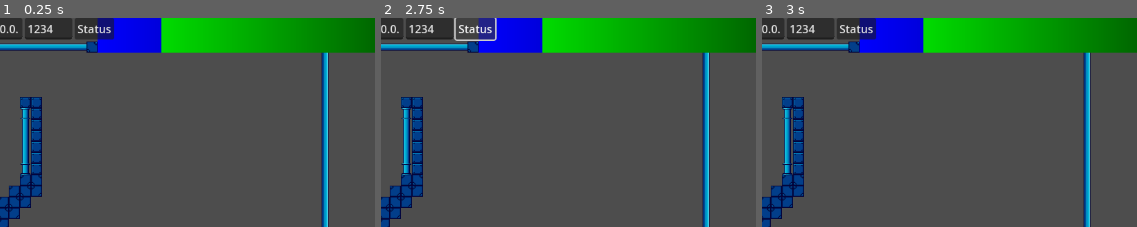
Above: before the commit, frames 1-3 (left to right).
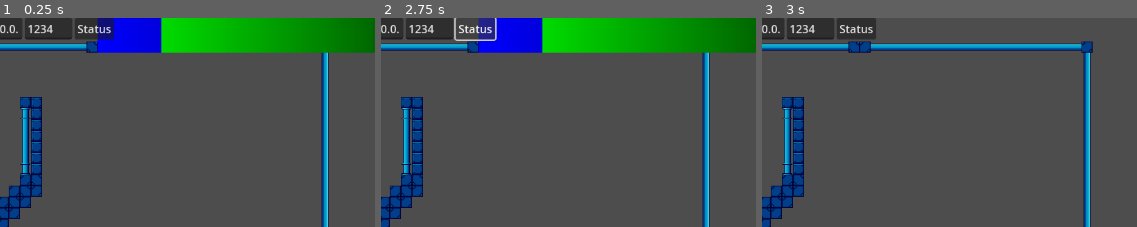
Above: after the commit, the same moments.

Repository: CookieUzen/spacetime
Game: Godot game, scene res://playfield/scenes/playfield.tscn
Same seed, same stepped clock (60 frames per second), same inputs: the game is played once before the commit and once after it.
Inputs:
- Up to frame 1 (0.25 s): no input
- Up to frame 2 (2.75 s): click "Status" at 0.5 s; click "Status" at 1.25 s; click "Status" at 2 s
- Up to frame 3 (3 s): click "Start Server" at 2.75 s
The pictures show only the part of the screen within x 50-100%, y 0-50%; the shares and areas given below are measured in that part.

Frames 1-2 are identical in both runs. In frame 3, 12% of the frame differs, in the area x 25-100%, y 0-17%.

Commit message:
Fixed HUD bar bug
Fixed bug where the bars would not update after creating/joining a
server

Diff:
--- a/gamestates/scripts/gamestate.gd
+++ b/gamestates/scripts/gamestate.gd
@@ -7,6 +7,7 @@
 signal hp_updated(player_id: int, hp: float)
 signal shield_updated(player_id: int, hp: float)
 signal player_added(player_id: int)
+signal reset_all
 
 # Called when the node enters the scene tree for the first time.
 func _ready() -> void:
@@ -17,6 +18,8 @@
 	players.clear()
 	player_data.clear()
 	player_count = 0
+
+	emit_signal("reset_all")
 
 func new_player(player: Node2D) -> void:
 	# Add the player to the players array
--- a/ui/scenes/hud.gd
+++ b/ui/scenes/hud.gd
@@ -11,6 +11,13 @@
 	# Listen for hp/shield updates
 	GameState.connect("hp_updated", _on_hp_updated)
 	GameState.connect("shield_updated", _on_shield_updated)
+	GameState.connect("reset_all", _delete_bars)
+
+func _delete_bars() -> void:
+	# Remove all HP/Shield bars
+	for instance in hp_shield_instances:
+		instance.queue_free()
+	hp_shield_instances.clear()
 
 func _on_hp_updated(player_id: int, hp: float) -> void:
 	# Update the HP bar for the player
